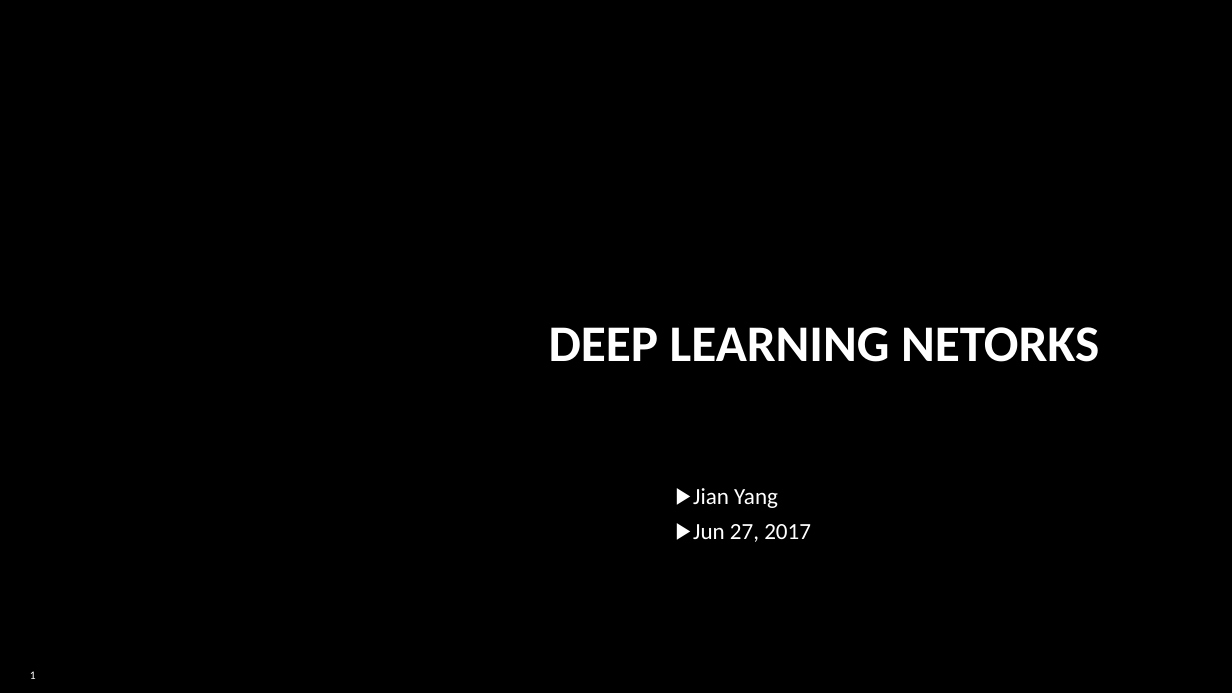
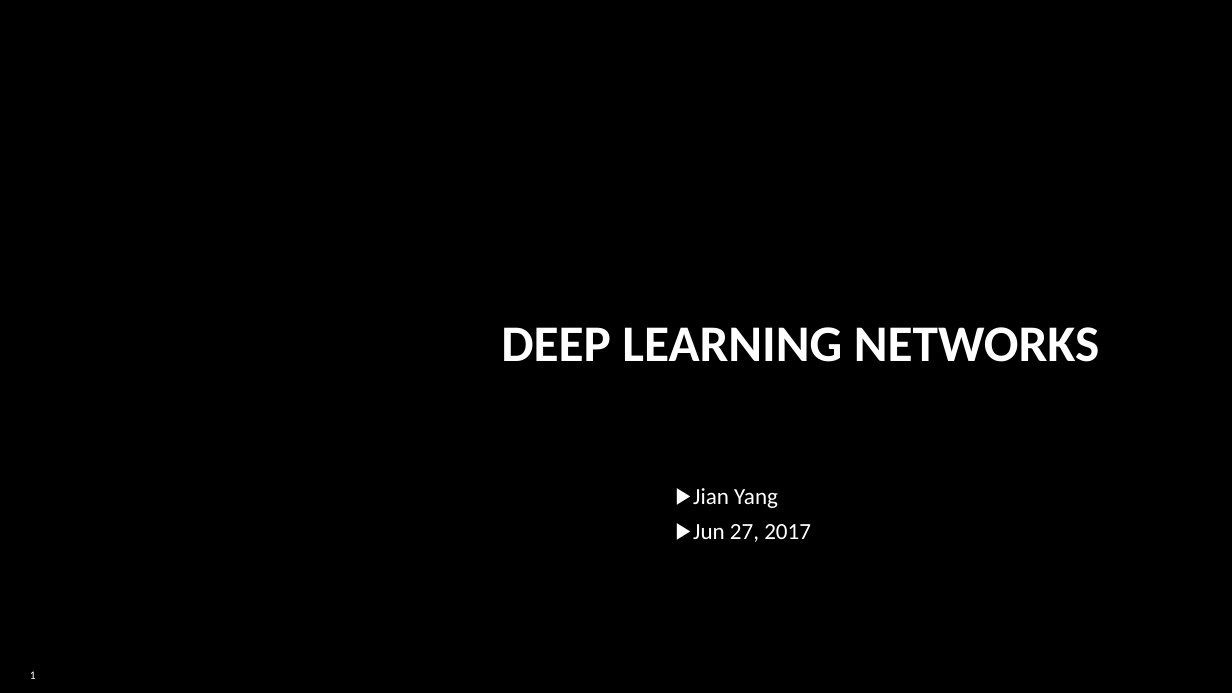
Before and after one commit to fsword73/Study-Networks-of-Deep-Learning-, a slide deck: slide 1 of Deep Learning Networks.pptx. Drawn at 1232x693 pixels with LibreOffice and Linux fonts; fonts in the diff are those of the drawing. Boxes give left, top, right and bottom in pixels: in the first picture for what was removed or moved away, otherwise in the second. Text is boxed around its words. In the diff, an @@ line names an element or a change of style, - is before the commit and + after.

```diff
--- a/Deep Learning Networks.pptx
+++ b/Deep Learning Networks.pptx
@@ text at (x1=501, y1=327, x2=1099, y2=362): text changed @@
-DEEP LEARNING NETORKS
+DEEP LEARNING NETWORKS
```
Also in this commit, not shown: 4 slides added.
